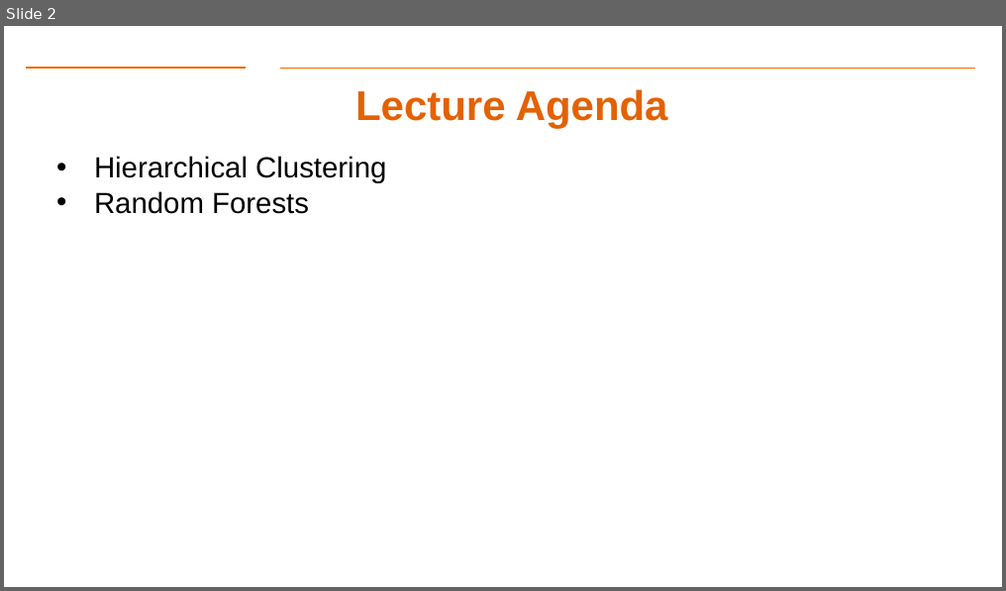
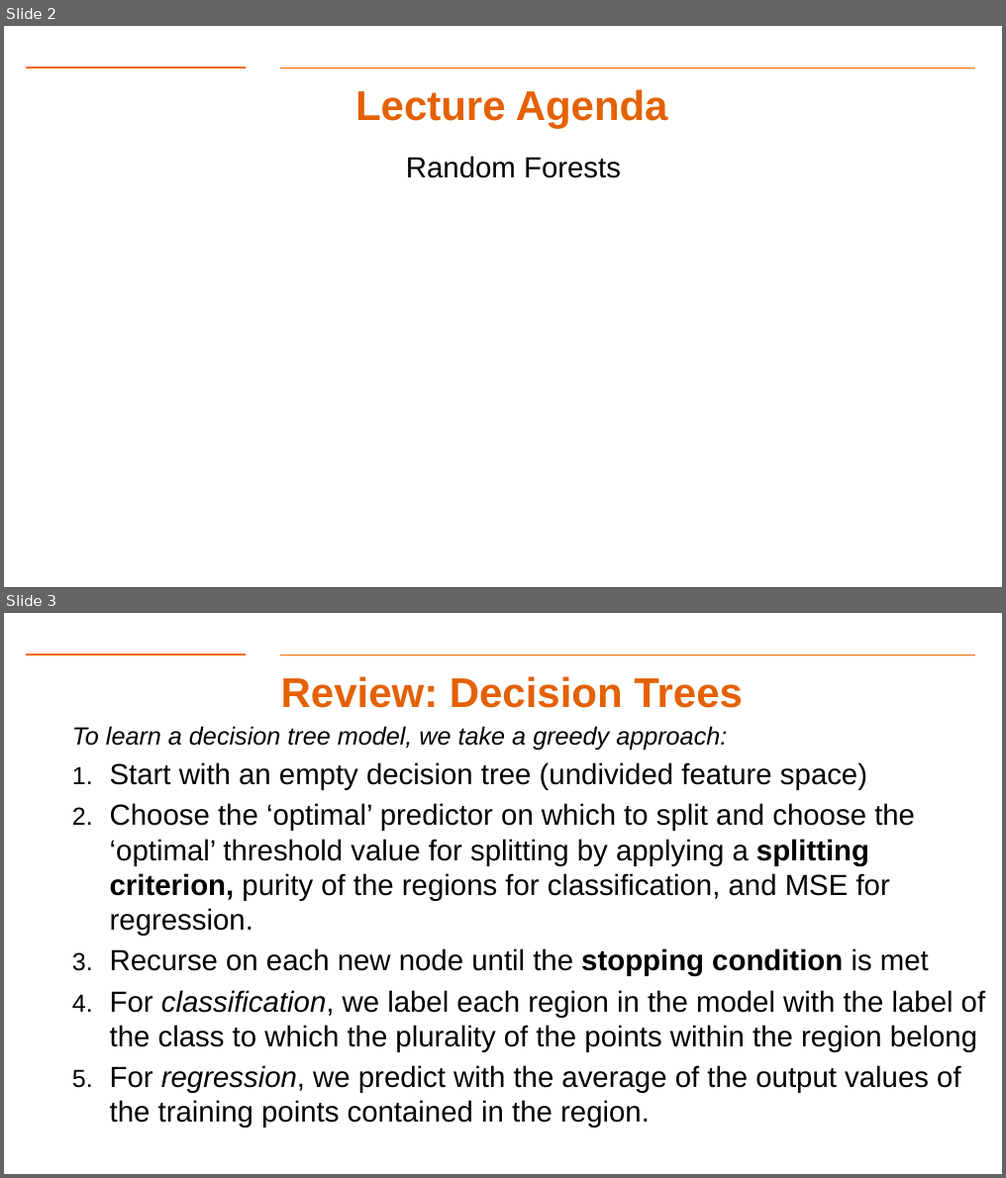
Before and after one commit to gk5951/RIT-DSCI-633-FDS, a slide deck: Syllabus/Lecture11/Lec11.pptx. Shown one above the other, each under a label of ours: slide 2 before the commit, slides 2 and 3 after it. The pictures are 1006x591 and 1006x1178 pixels, drawn with LibreOffice and Linux fonts; fonts in the diff are those of the drawing; background and template pictures are left out. Boxes give left, top, right and bottom in pixels: in the first picture for what was removed or moved away, otherwise in the second. Text is boxed around its words. In the diff, an @@ line names an element or a change of style, - is before the commit and + after.

```diff
--- a/Syllabus/Lecture11/Lec11.pptx
+++ b/Syllabus/Lecture11/Lec11.pptx
@@ slide 3 added at (x1=4, y1=613, x2=1002, y2=1174), background #FFFFFF; not listed: 2 template elements that a slide beside it also shows @@
@@ text added at (x1=281, y1=676, x2=743, y2=708), 40 pt, text #E46102, bold @@
+Review: Decision Trees
@@ text added at (x1=72, y1=726, x2=985, y2=1128), 28 pt, text #000000 @@
+  To learn a decision tree model, we take a greedy approach:
+  1. Start with an empty decision tree (undivided feature space)
+  2. Choose the ‘optimal’ predictor on which to split and choose the ‘optimal’ threshold value for splitting by applying a splitting criterion, purity of the regions for classification, and MSE for regression.
+  3. Recurse on each new node until the stopping condition is met
+  4. For classification, we label each region in the model with the label of the class to which the plurality of the points within the region belong
+  5. For regression, we predict with the average of the output values of the training points contained in the region.
@@ slide 2 changed as well @@
@@ text "Random Forests" at (x1=406, y1=156, x2=621, y2=178): bullet • to none @@
@@ text at (x1=94, y1=156, x2=386, y2=183): paragraph removed @@
-• Hierarchical Clustering
```
Also in this commit, not shown: 2 other slides changed, 6 other slides added, 15 slides removed, 7 other files.
